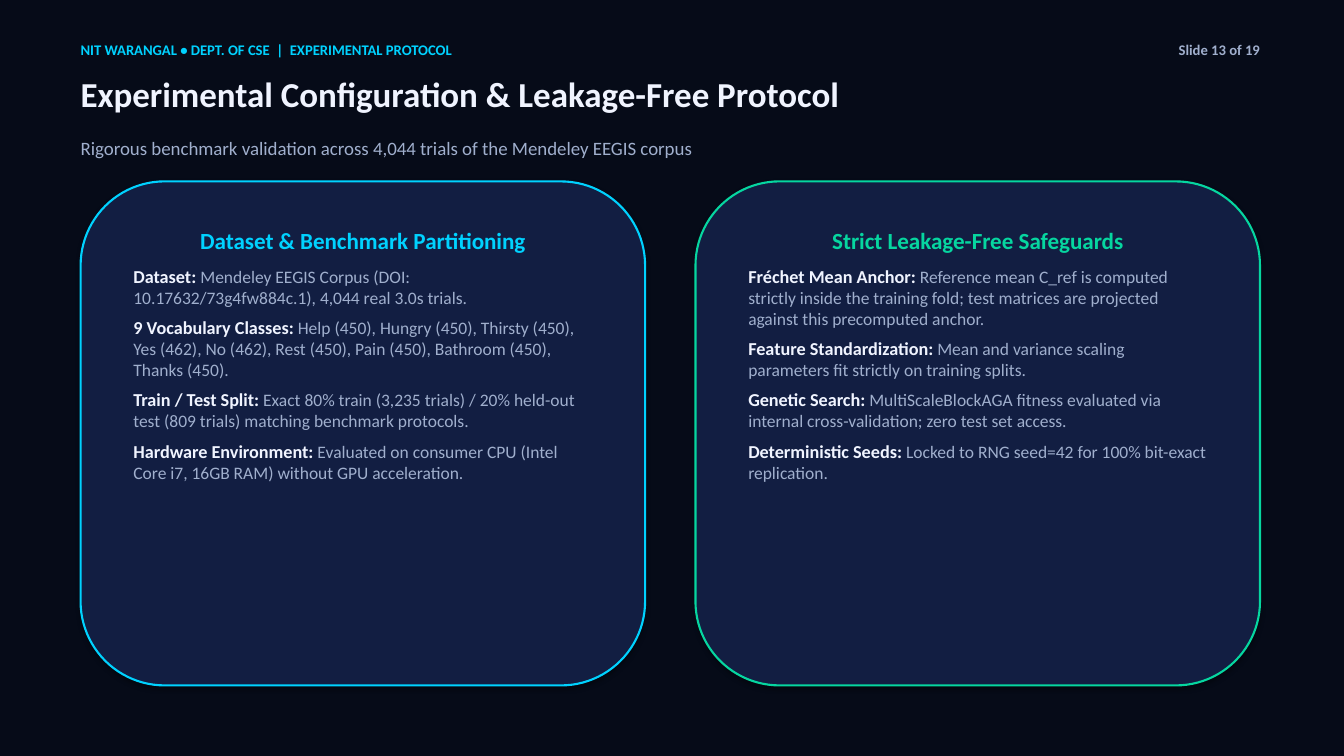
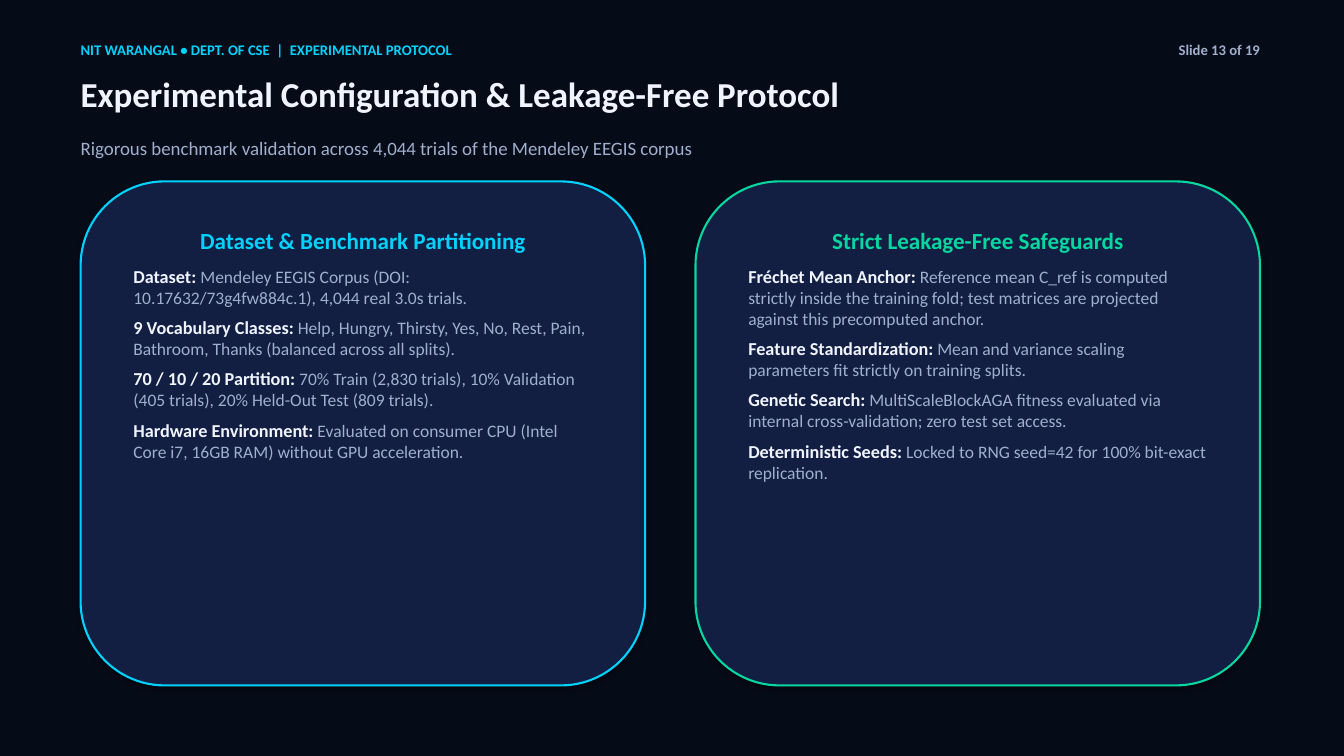
Before and after one commit to bharrdwajsaurabh-git/NITW-Topic6-EEG-Imagined-Words, a slide deck: slide 13 of NITW_Topic6_Presentation.pptx. Drawn at 1344x756 pixels with LibreOffice and Linux fonts; fonts in the diff are those of the drawing. Boxes give left, top, right and bottom in pixels: in the first picture for what was removed or moved away, otherwise in the second. Text is boxed around its words. In the diff, an @@ line names an element or a change of style, - is before the commit and + after.

Commit message:
Implement 70/10/20 train/validation/test stratified split across all pipelines, models, presentations, and reports

```diff
--- a/NITW_Topic6_Presentation.pptx
+++ b/NITW_Topic6_Presentation.pptx
@@ text in rounded rectangle at bbox=[133, 321, 586, 408]: text changed @@
-9 Vocabulary Classes: Help (450), Hungry (450), Thirsty (450), Yes (462), No (462), Rest (450), Pain (450), Bathroom (450), Thanks (450).
-Train / Test Split: Exact 80% train (3,235 trials) / 20% held-out test (809 trials) matching benchmark protocols.
+9 Vocabulary Classes: Help, Hungry, Thirsty, Yes, No, Rest, Pain, Bathroom, Thanks (balanced across all splits).
+70 / 10 / 20 Partition: 70% Train (2,830 trials), 10% Validation (405 trials), 20% Held-Out Test (809 trials).
```
Also in this commit, not shown: 2 other slides changed, 33 other files.
